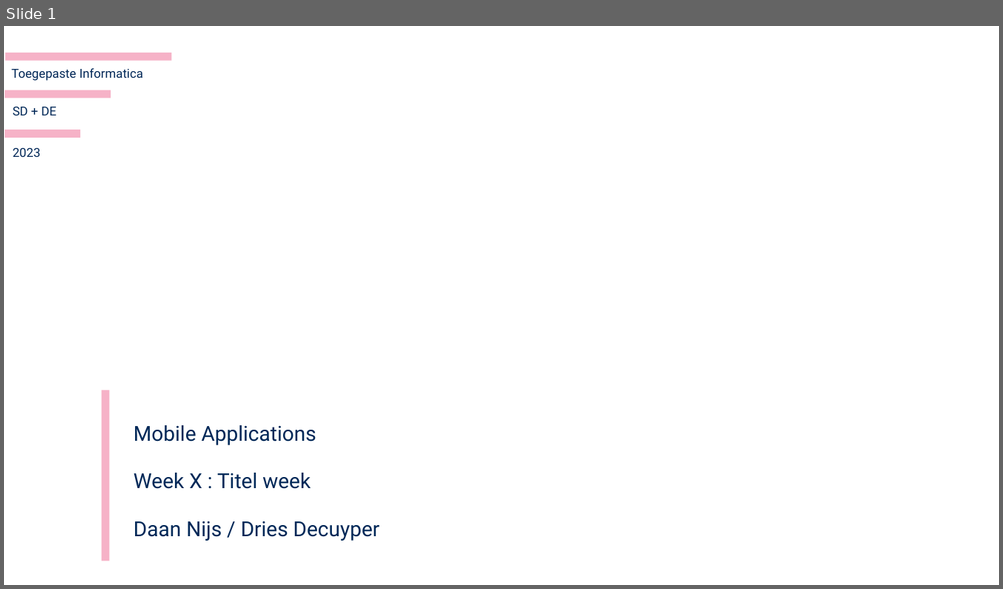
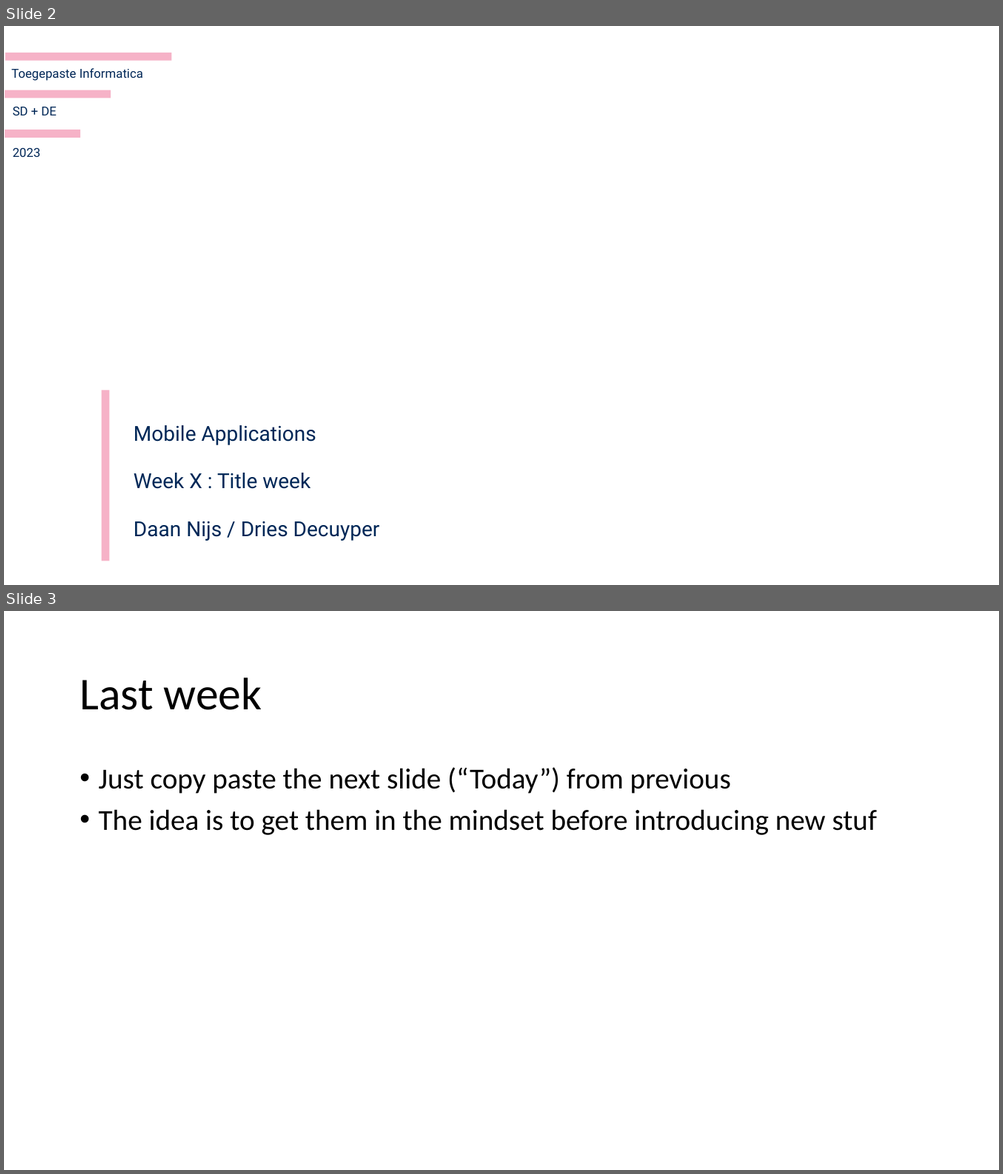
Before and after one commit to harveypekar/mobile, a slide deck: docs/intro_slides_template.pptx. Shown one above the other, each under a label of ours: slide 1 before the commit, slides 2 and 3 after it. The pictures are 1003x589 and 1003x1174 pixels, drawn with LibreOffice and Linux fonts; fonts in the diff are those of the drawing; background and template pictures are left out. Boxes give left, top, right and bottom in pixels: in the first picture for what was removed or moved away, otherwise in the second. Text is boxed around its words. In the diff, an @@ line names an element or a change of style, - is before the commit and + after.

Commit message:
add missing slides to intro template

```diff
--- a/docs/intro_slides_template.pptx
+++ b/docs/intro_slides_template.pptx
@@ slide 3 added at (4, 611, 999, 1170), background #FFFFFF @@
@@ title added at (79, 678, 262, 710), 44 pt, text #000000 @@
+Last week
@@ text added at (99, 767, 876, 835), 28 pt, text #000000 @@
+• Just copy paste the next slide (“Today”) from previous
+• The idea is to get them in the mindset before introducing new stuf
@@ what was slide 1 is now slide 2 @@
@@ slide 2 changed as well @@
@@ text at (134, 473, 310, 489): text changed @@
-Week X : Titel week
+Week X : Title week
```
Also in this commit, not shown: 6 other slides added.
